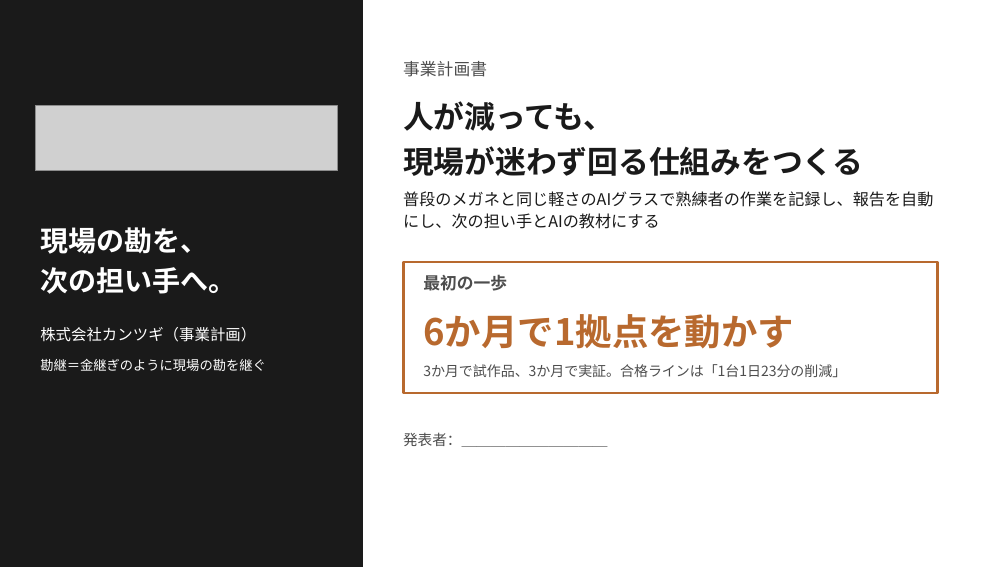
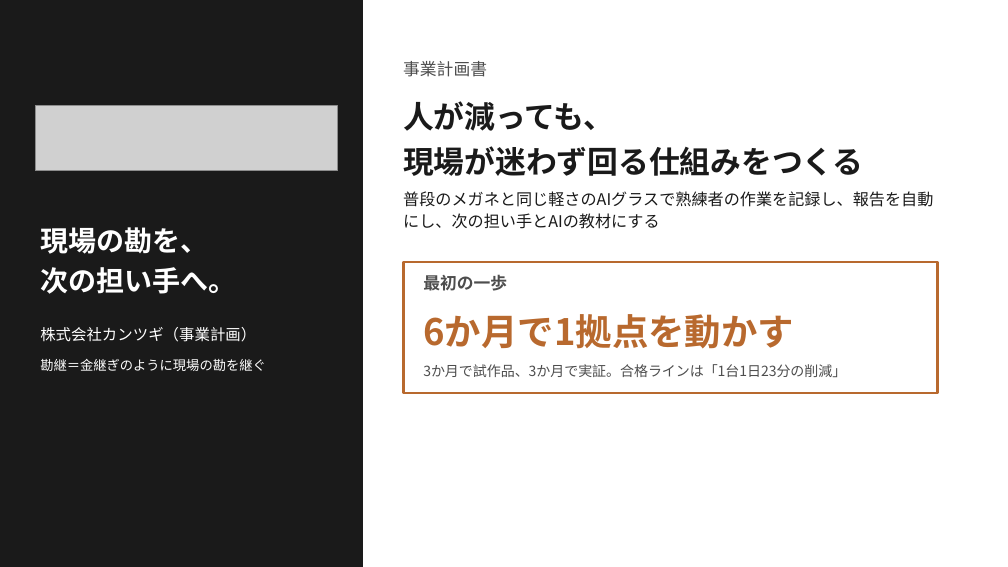
Before and after one commit to SEITOSHIKI/-ai-commute-audio-, a slide deck: slide 1 of deck/カンツギ_事業計画書_本編.pptx. Drawn at 1008x567 pixels with LibreOffice and Linux fonts; fonts in the diff are those of the drawing; grey boxes stand for pictures; background and template pictures are left out. Boxes give left, top, right and bottom in pixels: in the first picture for what was removed or moved away, otherwise in the second. Text is boxed around its words. In the diff, an @@ line names an element or a change of style, - is before the commit and + after.

```diff
--- a/deck/カンツギ_事業計画書_本編.pptx
+++ b/deck/カンツギ_事業計画書_本編.pptx
@@ text removed at (403, 432, 607, 447) @@
-発表者：＿＿＿＿＿＿＿＿＿＿
```
Also in this commit, not shown: 19 other files.
